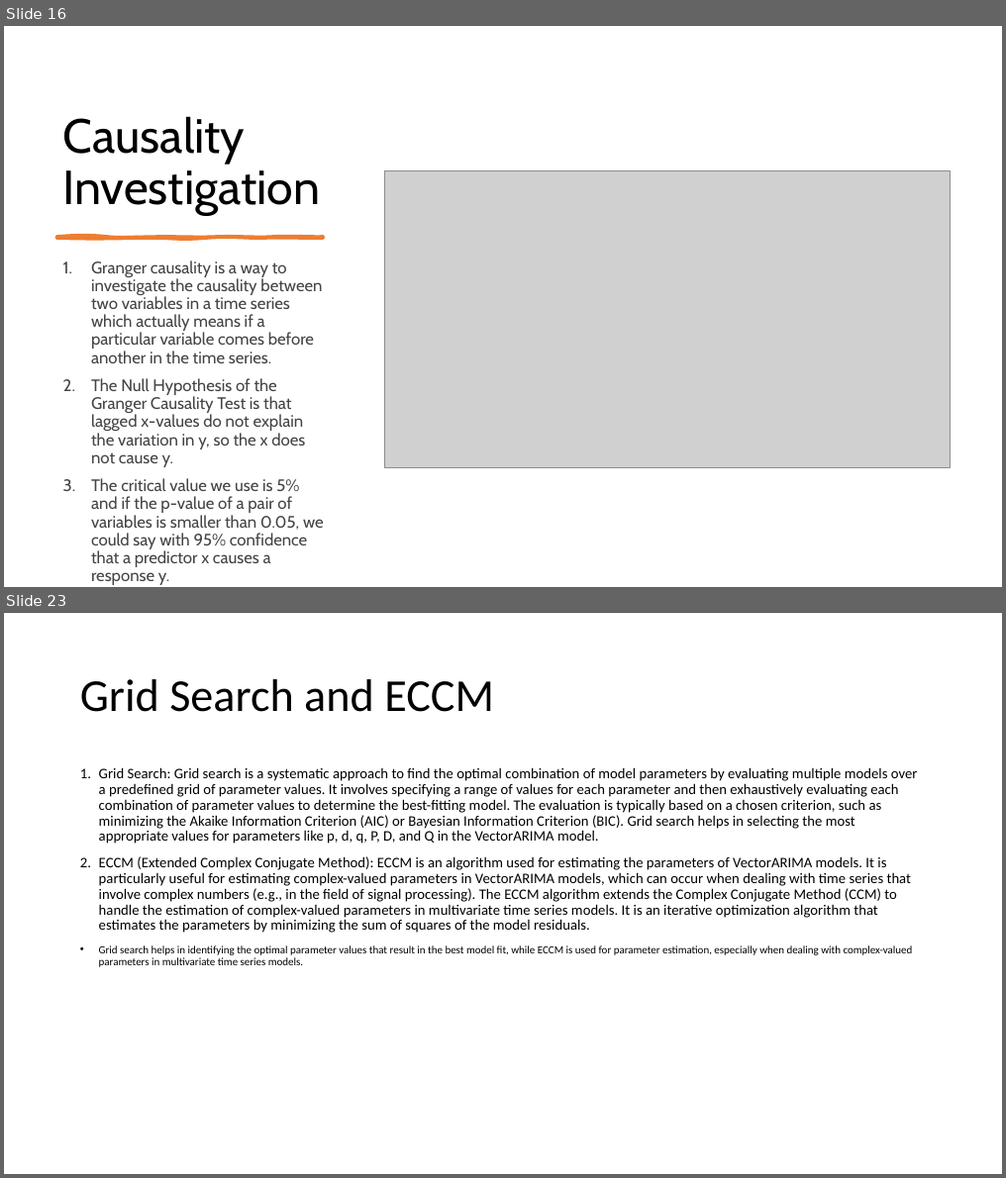
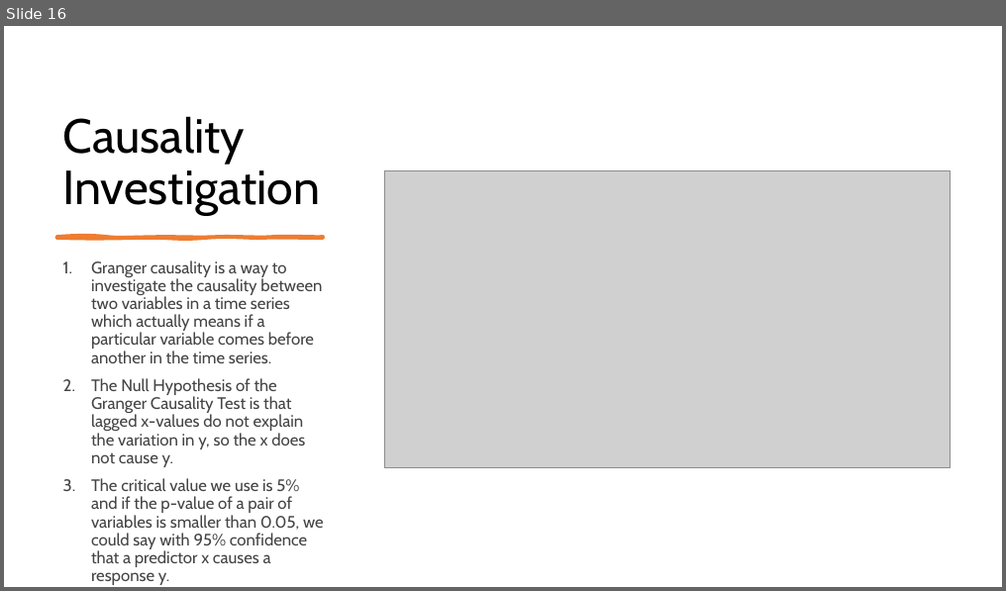
Before and after one commit to raidharmender/MultiVarTSPred, a slide deck: Multivar TS analysis and prediction.pptx. Shown one above the other, each under a label of ours: slides 16 and 23 before the commit, slide 16 after it; the slides between them are not shown. The pictures are 1006x1178 and 1006x591 pixels, drawn with LibreOffice and Linux fonts; fonts in the diff are those of the drawing; grey boxes stand for pictures. Boxes give left, top, right and bottom in pixels: in the first picture for what was removed or moved away, otherwise in the second. Text is boxed around its words. In the diff, an @@ line names an element or a change of style, - is before the commit and + after.

```diff
--- a/Multivar TS analysis and prediction.pptx
+++ b/Multivar TS analysis and prediction.pptx
@@ slide 23 removed at (x1=4, y1=613, x2=1002, y2=1174), background #FFFFFF @@
@@ title removed at (x1=80, y1=679, x2=494, y2=712) @@
-Grid Search and ECCM
@@ text removed at (x1=99, y1=767, x2=918, y2=967) @@
-1. Grid Search: Grid search is a systematic approach to find the optimal combination of model parameters by evaluating multiple models over a predefined grid of parameter values. It involves specifying a range of values for each parameter and then exhaustively evaluating each combination of parameter values to determine the best-fitting model. The evaluation is typically based on a chosen criterion, such as minimizing the Akaike Information Criterion (AIC) or Bayesian Information Criterion (BIC). Grid search helps in selecting the most appropriate values for parameters like p, d, q, P, D, and Q in the VectorARIMA model.
-2. ECCM (Extended Complex Conjugate Method): ECCM is an algorithm used for estimating the parameters of VectorARIMA models. It is particularly useful for estimating complex-valued parameters in VectorARIMA models, which can occur when dealing with time series that involve complex numbers (e.g., in the field of signal processing). The ECCM algorithm extends the Complex Conjugate Method (CCM) to handle the estimation of complex-valued parameters in multivariate time series models. It is an iterative optimization algorithm that estimates the parameters by minimizing the sum of squares of the model residuals.
-• Grid search helps in identifying the optimal parameter values that result in the best model fit, while ECCM is used for parameter estimation, especially when dealing with complex-valued parameters in multivariate time series models.
```
Also in this commit, not shown: 5 slides changed, 3 slides added, 9 other slides removed.
